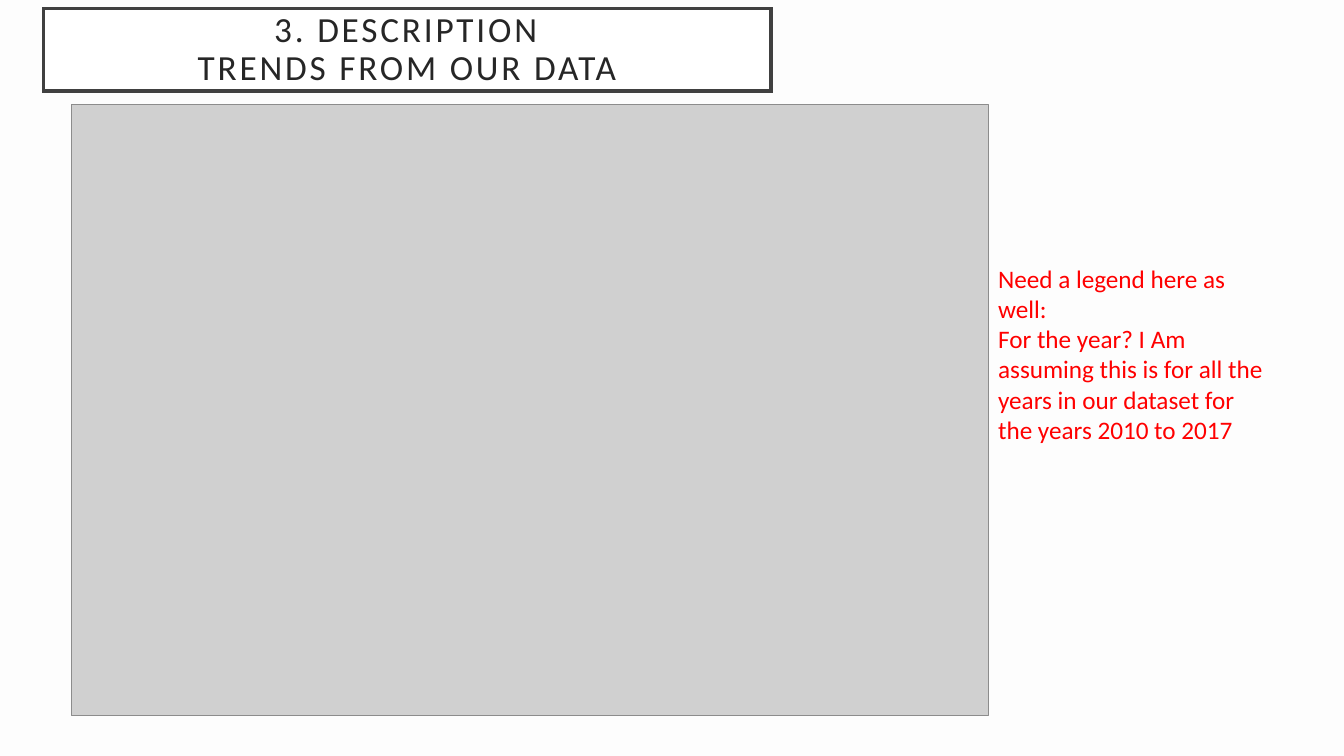
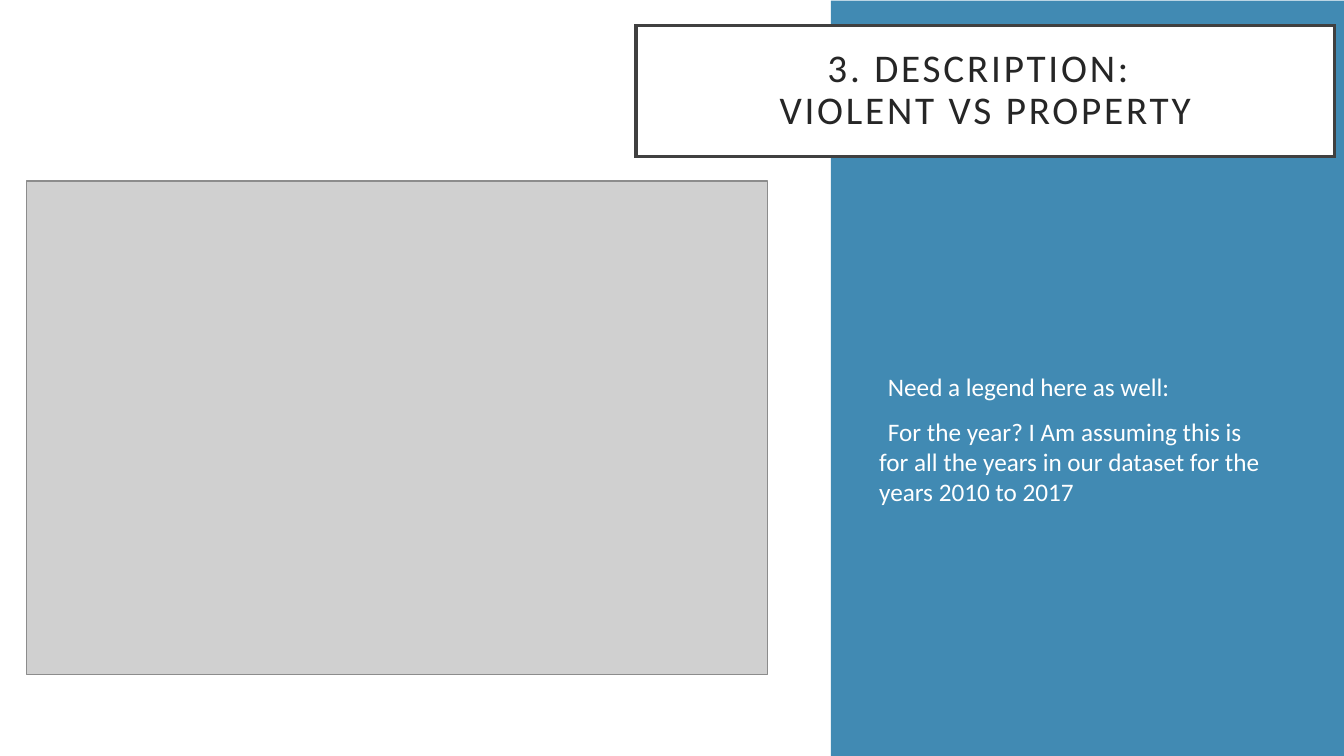
Before and after one commit to shrawantee/Project-Analysis-of-Violent-Crime-in-LA, a slide deck: slide 13 of Presentation/LACity Crime-Final Slides.pptx. Drawn at 1344x756 pixels with LibreOffice and Linux fonts; fonts in the diff are those of the drawing; grey boxes stand for pictures. Boxes give left, top, right and bottom in pixels: in the first picture for what was removed or moved away, otherwise in the second. Text is boxed around its words. In the diff, an @@ line names an element or a change of style, - is before the commit and + after.

```diff
--- a/Presentation/LACity Crime-Final Slides.pptx
+++ b/Presentation/LACity Crime-Final Slides.pptx
@@ background #DDDDDD at 4% opacity to #FFFFFF @@
@@ title removed at [43, 8, 771, 91] @@
-3. DESCRIPTION
-TRENDS FROM OUR DATA
@@ title added at [636, 25, 1335, 156], fill #FFFFFF, outline #404040 2.5 pt, 28 pt, text #262626 @@
+3. DESCRIPTION:
+VIOLENT VS PROPERTY
@@ rectangle added at [831, 1, 1344, 756], fill #418AB3 @@
@@ picture: place and size @@
-picture at [72, 104, 989, 716]
+picture at [27, 181, 768, 676]
@@ text "Need a legend here as ...": place and size @@
-text "Need a legend here as ..." at [998, 270, 1262, 443]
+text "Need a legend here as ..." at [879, 378, 1259, 505]
@@ text "Need a legend here as ..." at [879, 378, 1259, 505]: text colour #FF0000 to #FFFFFF; bullet none to •; more space between paragraphs; vertical alignment top to middle @@
```
Also in this commit, not shown: 4 other slides changed, 3 slides added, 2 slides removed.
